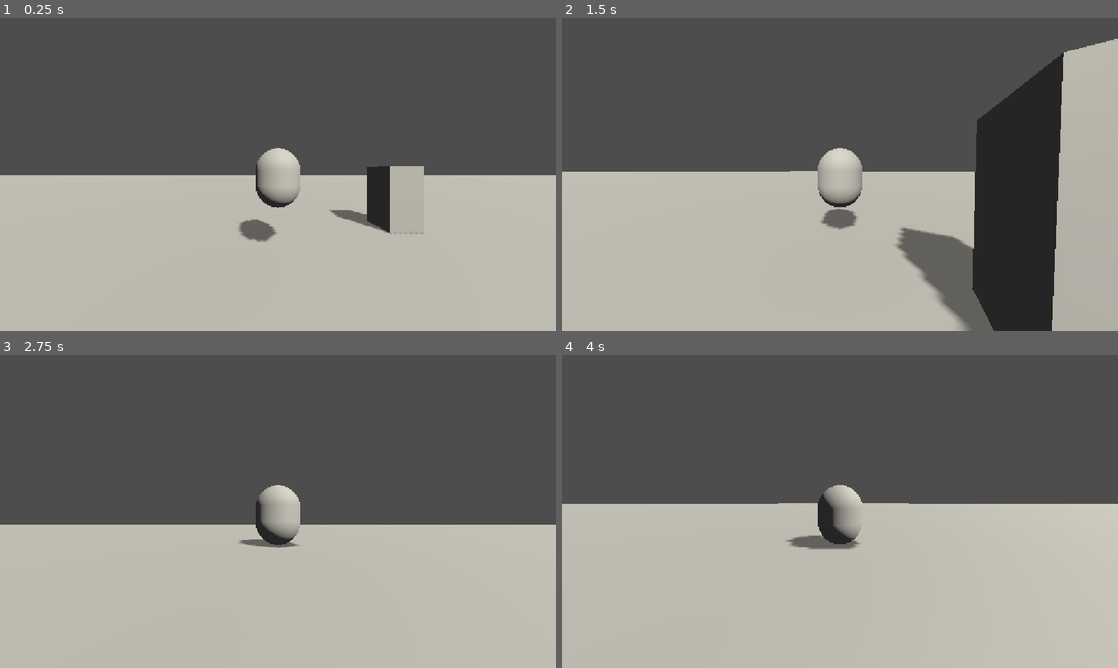
Above: before the commit, frames 1-4 (two rows, left to right).
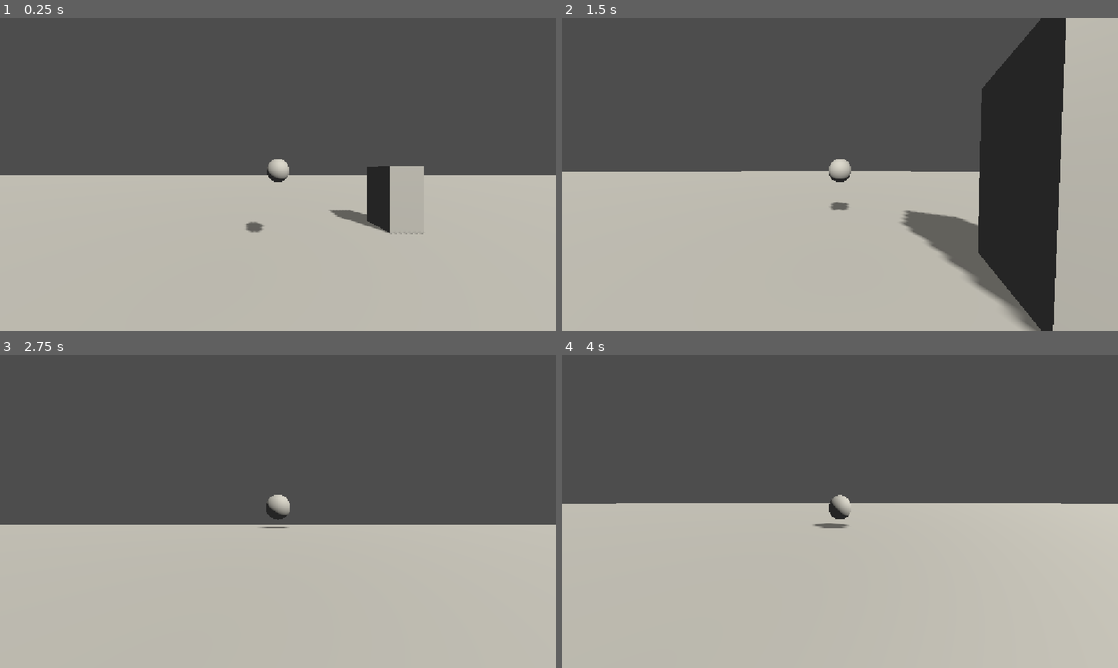
Above: after the commit, the same moments.

Repository: Su-Nes/bird-game
Game: Godot game, scene res://World/World.tscn
Same seed, same stepped clock (60 frames per second), same inputs: the game is played once before the commit and once after it.
Inputs (mouse positions are in pixels of both pictures, inside the frame that each line leads up to):
- Up to frame 1 (0.25 s): no input
- Up to frame 2 (1.5 s): move the mouse to (867, 174) at 0.52 s; hold W (forward) from 0.53 s (still down); tap Space (jump) at 0.77 s; move the mouse to (812, 174) at 1.27 s
- Up to frame 3 (2.75 s): keep holding W (forward); tap Space (jump) at 1.52 s; move the mouse to (289, 505) at 2.02 s
- Up to frame 4 (4 s): keep holding W (forward); move the mouse to (834, 517) at 2.77 s; tap Space (jump) at 3.02, 3.77 s; move the mouse to (878, 514) at 3.52 s

The runs differ from the first frame. In frame 1, 1.2% of the frame differs, in the area x 42-54%, y 41-72%; in frame 2, 9.0%, in the area x 32-100%, y 0-100%; in frame 3, 1.2%; in frame 4, 1.5%.

Commit message:
Implemented model smooth rotating towards movement direction.\

Diff:
--- a/Player/ControllerStates/FallState.gd
+++ b/Player/ControllerStates/FallState.gd
@@ -4,6 +4,8 @@
 
 
 @onready var player_controller: CharacterBody3D = $"../.."
+@onready var collision_shape_3d: CollisionShape3D = $"../../CollisionShape3D"
+@onready var extension_functions: PlayerExtensionFunctions = $"../.."
 
 @export var GLIDE_SPEED = 4.5
 @export var AIR_INERTIA = 2.5
@@ -34,3 +36,5 @@
 	player_controller.velocity.z = lerp(player_controller.velocity.z, direction.z * GLIDE_SPEED, delta * AIR_INERTIA)
 
 	player_controller.move_and_slide()
+
+	extension_functions.handle_model_transform(direction)
--- a/Player/ControllerStates/IdleState.gd
+++ b/Player/ControllerStates/IdleState.gd
@@ -6,6 +6,8 @@
 @onready var pivot: Node3D = $"../../CameraPivot"
 @onready var player_controller: CharacterBody3D = $"../.."
 @onready var walk_state: WalkState = $"../WalkState"
+@onready var collision_shape_3d: CollisionShape3D = $"../../CollisionShape3D"
+@onready var extension_functions: PlayerExtensionFunctions = $"../.."
 
 var direction
 
@@ -38,3 +40,5 @@
 	player_controller.velocity.z = lerp(player_controller.velocity.z, 0.0, delta * walk_state.GROUND_INERTIA)
 
 	player_controller.move_and_slide()
+
+	extension_functions.handle_model_transform(direction)
--- a/Player/ControllerStates/JumpState.gd
+++ b/Player/ControllerStates/JumpState.gd
@@ -15,6 +15,7 @@
 @export var AIR_INERTIA = 2.5
 
 @onready var player_controller: CharacterBody3D = $"../.."
+@onready var extension_functions: PlayerExtensionFunctions = $"../.."
 
 func enter():
 	print("Entered Jump state")
@@ -47,3 +48,5 @@
 	player_controller.velocity.z = lerp(player_controller.velocity.z, direction.z * MOVE_SPEED, delta * AIR_INERTIA)
 
 	player_controller.move_and_slide()
+
+	extension_functions.handle_model_transform(direction)
--- a/Player/ControllerStates/WalkState.gd
+++ b/Player/ControllerStates/WalkState.gd
@@ -10,6 +10,8 @@
 var coyoteTimer
 
 @onready var player_controller: CharacterBody3D = $"../.."
+@onready var collision_shape_3d: CollisionShape3D = $"../../CollisionShape3D"
+@onready var extension_functions: PlayerExtensionFunctions = $"../.."
 
 var direction
 var velocity
@@ -42,3 +44,5 @@
 	player_controller.velocity.z = lerp(player_controller.velocity.z, direction.z * MOVE_SPEED, delta * GROUND_INERTIA)
 
 	player_controller.move_and_slide()
+
+	extension_functions.handle_model_transform(direction)
--- /dev/null
+++ b/Player/GeneralScripts/ControllerFunctions.gd
@@ -0,0 +1,26 @@
+extends Node3D
+
+class_name PlayerExtensionFunctions
+
+@export var MESH_OFFSET : Vector3
+@export var LOOK_AT_LERP : float
+
+@onready var player_controller: CharacterBody3D = $"."
+@onready var mesh: Node3D = $Mesh
+
+func handle_model_transform(direction: Vector3):
+	var target_pos = player_controller.global_transform.origin + MESH_OFFSET
+	mesh.global_transform.origin = target_pos
+
+	if mesh.global_transform.origin.distance_to(target_pos + direction) < 0.01:
+		return
+
+	var look_pos = target_pos + direction
+	look_pos.y = mesh.global_transform.origin.y
+	var start_rot = mesh.global_rotation
+	mesh.global_transform = mesh.global_transform.looking_at(look_pos)
+	var end_rot = mesh.global_rotation
+
+	mesh.global_rotation.x = lerp_angle(start_rot.x, end_rot.x, LOOK_AT_LERP)
+	mesh.global_rotation.y = lerp_angle(start_rot.y, end_rot.y, LOOK_AT_LERP)
+	mesh.global_rotation.z = lerp_angle(start_rot.z, end_rot.z, LOOK_AT_LERP)
--- a/Player/PlayerController.tscn
+++ b/Player/PlayerController.tscn
@@ -1,26 +1,34 @@
 [gd_scene format=3 uid="uid://babt3u5ap0jca"]
 
 [ext_resource type="Script" uid="uid://dm2dd5qgbqoj2" path="res://Common/Scripts/StateMachine/StateMachine.gd" id="1_8rupm"]
+[ext_resource type="Script" uid="uid://l7hd3n1tcy23" path="res://Player/GeneralScripts/ControllerFunctions.gd" id="1_vn67c"]
 [ext_resource type="Script" uid="uid://3m20wys6ugrl" path="res://Player/ControllerStates/IdleState.gd" id="2_ldje2"]
 [ext_resource type="Script" uid="uid://dsxe0ls16mjwb" path="res://Player/ControllerStates/WalkState.gd" id="3_ldje2"]
 [ext_resource type="Script" uid="uid://isw8sgo3oloe" path="res://Player/GeneralScripts/CameraMotion.gd" id="4_bacvh"]
 [ext_resource type="Script" uid="uid://dh7ybwg1n3d1q" path="res://Player/ControllerStates/JumpState.gd" id="4_j8irr"]
 [ext_resource type="Script" uid="uid://bvfkhbgfu15mb" path="res://Player/ControllerStates/FallState.gd" id="5_mdtj2"]
 
+[sub_resource type="CapsuleMesh" id="CapsuleMesh_qkran"]
+height = 1.3310547
+
 [sub_resource type="CapsuleShape3D" id="CapsuleShape3D_6md3q"]
 height = 1.3232422
 
-[sub_resource type="CapsuleMesh" id="CapsuleMesh_qkran"]
-height = 1.3310547
+[node name="PlayerController" type="CharacterBody3D" unique_id=1403665214]
+script = ExtResource("1_vn67c")
+MESH_OFFSET = Vector3(0, 0.1, 0)
+LOOK_AT_LERP = 0.2
 
-[node name="PlayerController" type="CharacterBody3D" unique_id=1403665214]
+[node name="Mesh" type="Node3D" parent="." unique_id=1026739179]
+top_level = true
+
+[node name="MeshInstance3D" type="MeshInstance3D" parent="Mesh" unique_id=121188186]
+transform = Transform3D(0.5, 0, 0, 0, 0.12940954, 0.4829629, 0, -0.4829629, 0.12940954, 0, 0, 0)
+mesh = SubResource("CapsuleMesh_qkran")
 
 [node name="CollisionShape3D" type="CollisionShape3D" parent="." unique_id=1116598755 groups=["Player"]]
-transform = Transform3D(1, 0, 0, 0, 1, 0, 0, 0, 1, 0, -0.07519531, 0)
+transform = Transform3D(0.5, 0, 0, 0, 0.5, 0, 0, 0, 0.5, 0, 0, 0)
 shape = SubResource("CapsuleShape3D_6md3q")
-
-[node name="MeshInstance3D" type="MeshInstance3D" parent="CollisionShape3D" unique_id=121188186]
-mesh = SubResource("CapsuleMesh_qkran")
 
 [node name="StateMachine" type="Node" parent="." unique_id=1931093873 node_paths=PackedStringArray("initial_state")]
 script = ExtResource("1_8rupm")
Not shown, added: Player/GeneralScripts/ControllerFunctions.gd.uid
